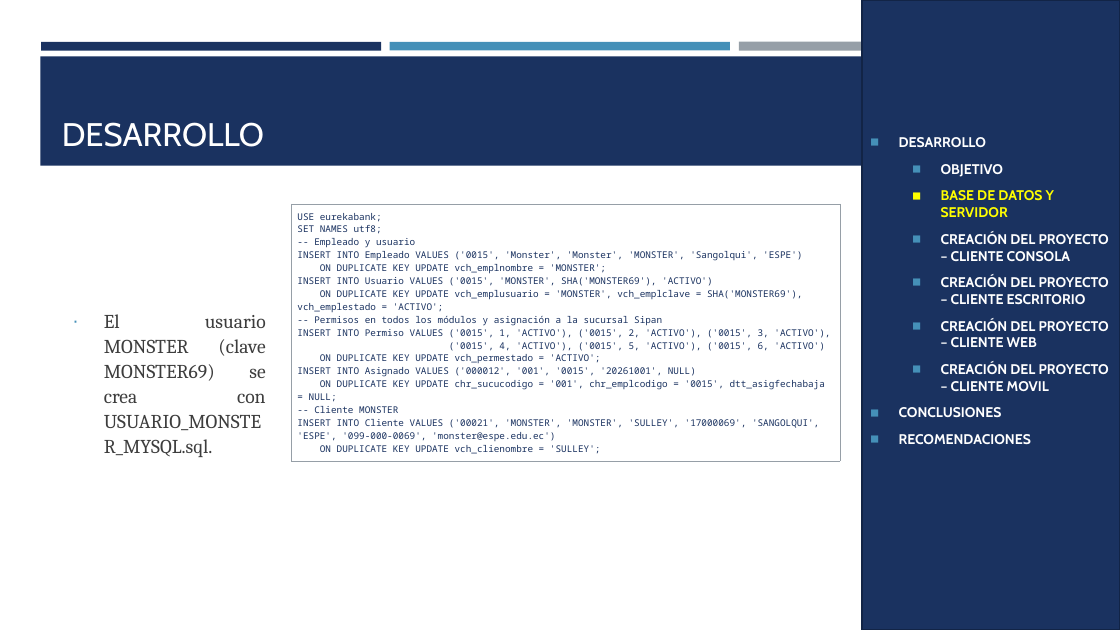
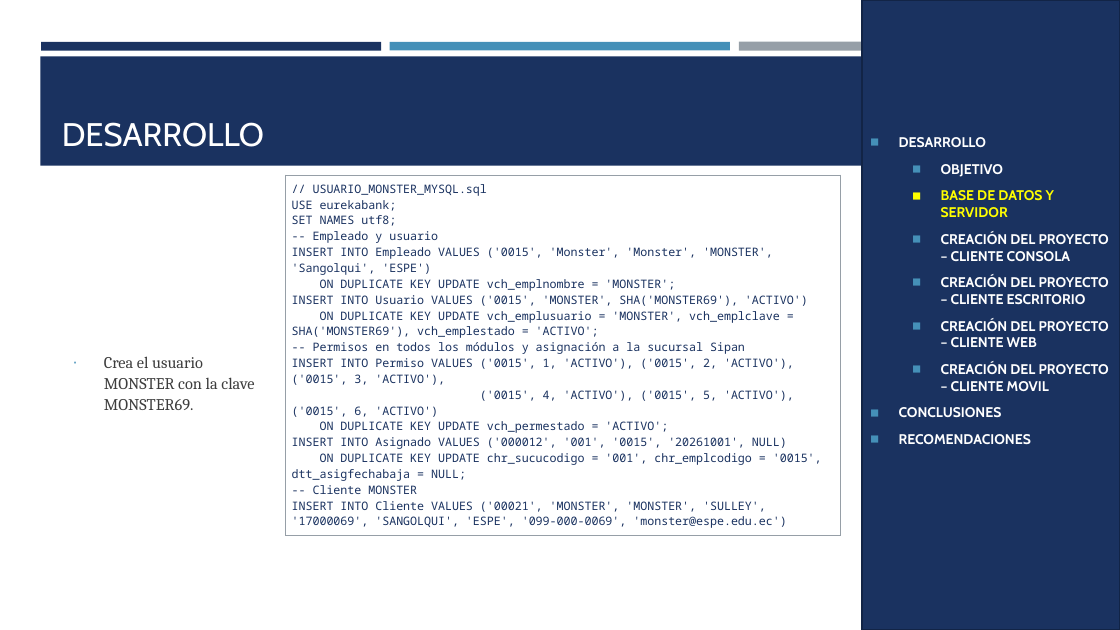
Before and after one commit to MATEOCAIZA/TG.1.1.-PAO202651_EUREKA_BDD_LOCAL_SOAP_JAVA_NRC36884_GR06, a slide deck: slide 5 of 05. DOCUMENTACION/PRESENTACION TG.1.1. EUREKABANK SOAP con BDD LOCAL en JAVA GR06.pptx. Drawn at 1120x630 pixels with LibreOffice and Linux fonts; fonts in the diff are those of the drawing. Boxes give left, top, right and bottom in pixels: in the first picture for what was removed or moved away, otherwise in the second. Text is boxed around its words. In the diff, an @@ line names an element or a change of style, - is before the commit and + after.

```diff
--- a/05. DOCUMENTACION/PRESENTACION TG.1.1. EUREKABANK SOAP con BDD LOCAL en JAVA GR06.pptx
+++ b/05. DOCUMENTACION/PRESENTACION TG.1.1. EUREKABANK SOAP con BDD LOCAL en JAVA GR06.pptx
@@ table at box(286, 175, 840, 532) @@
-row 1, column 1: USE eurekabank; / SET NAMES utf8; / -- Empleado y usuario / INSERT INTO Empleado VALUES ('0015', 'Monster', 'Monster', 'MONSTER', 'Sangolqui', 'ESPE') / ON DUPLICATE KEY UPDATE vch_emplnombre = 'MONSTER'; / INSERT INTO Usuario VALUES ('0015', 'MONSTER', SHA('MONSTER69'), 'ACTIVO') / ON DUPLICATE KEY UPDATE vch_emplusuario = 'MONSTER', vch_emplclave = SHA('MONSTER69'), vch_emplestado = 'ACTIVO'; / -- Permisos en todos los módulos y asignación a la sucursal Sipan / INSERT INTO Permiso VALUES ('0015', 1, 'ACTIVO'), ('0015', 2, 'ACTIVO'), ('0015', 3, 'ACTIVO'), / ('0015', 4, 'ACTIVO'), ('0015', 5, 'ACTIVO'), ('0015', 6, 'ACTIVO') / ON DUPLICATE KEY UPDATE vch_permestado = 'ACTIVO'; / INSERT INTO Asignado VALUES ('000012', '001', '0015', '20261001', NULL) / ON DUPLICATE KEY UPDATE chr_sucucodigo = '001', chr_emplcodigo = '0015', dtt_asigfechabaja = NULL; / -- Cliente MONSTER / INSERT INTO Cliente VALUES ('00021', 'MONSTER', 'MONSTER', 'SULLEY', '17000069', 'SANGOLQUI', 'ESPE', '099-000-0069', 'monster@espe.edu.ec') / ON DUPLICATE KEY UPDATE vch_clienombre = 'SULLEY';
+row 1, column 1: // USUARIO_MONSTER_MYSQL.sql / USE eurekabank; / SET NAMES utf8; / -- Empleado y usuario / INSERT INTO Empleado VALUES ('0015', 'Monster', 'Monster', 'MONSTER', 'Sangolqui', 'ESPE') / ON DUPLICATE KEY UPDATE vch_emplnombre = 'MONSTER'; / INSERT INTO Usuario VALUES ('0015', 'MONSTER', SHA('MONSTER69'), 'ACTIVO') / ON DUPLICATE KEY UPDATE vch_emplusuario = 'MONSTER', vch_emplclave = SHA('MONSTER69'), vch_emplestado = 'ACTIVO'; / -- Permisos en todos los módulos y asignación a la sucursal Sipan / INSERT INTO Permiso VALUES ('0015', 1, 'ACTIVO'), ('0015', 2, 'ACTIVO'), ('0015', 3, 'ACTIVO'), / ('0015', 4, 'ACTIVO'), ('0015', 5, 'ACTIVO'), ('0015', 6, 'ACTIVO') / ON DUPLICATE KEY UPDATE vch_permestado = 'ACTIVO'; / INSERT INTO Asignado VALUES ('000012', '001', '0015', '20261001', NULL) / ON DUPLICATE KEY UPDATE chr_sucucodigo = '001', chr_emplcodigo = '0015', dtt_asigfechabaja = NULL; / -- Cliente MONSTER / INSERT INTO Cliente VALUES ('00021', 'MONSTER', 'MONSTER', 'SULLEY', '17000069', 'SANGOLQUI', 'ESPE', '099-000-0069', 'monster@espe.edu.ec')
@@ table: place and size @@
-table at box(292, 204, 840, 458)
+table at box(286, 175, 840, 532)
@@ text at box(104, 356, 254, 410): text changed; size 16.8 to 14 pt @@
-∙ El usuario MONSTER (clave MONSTER69) se crea con USUARIO_MONSTER_MYSQL.sql.
+∙ Crea el usuario MONSTER con la clave MONSTER69.
```
Also in this commit, not shown: 21 other slides changed, 3 other files.
